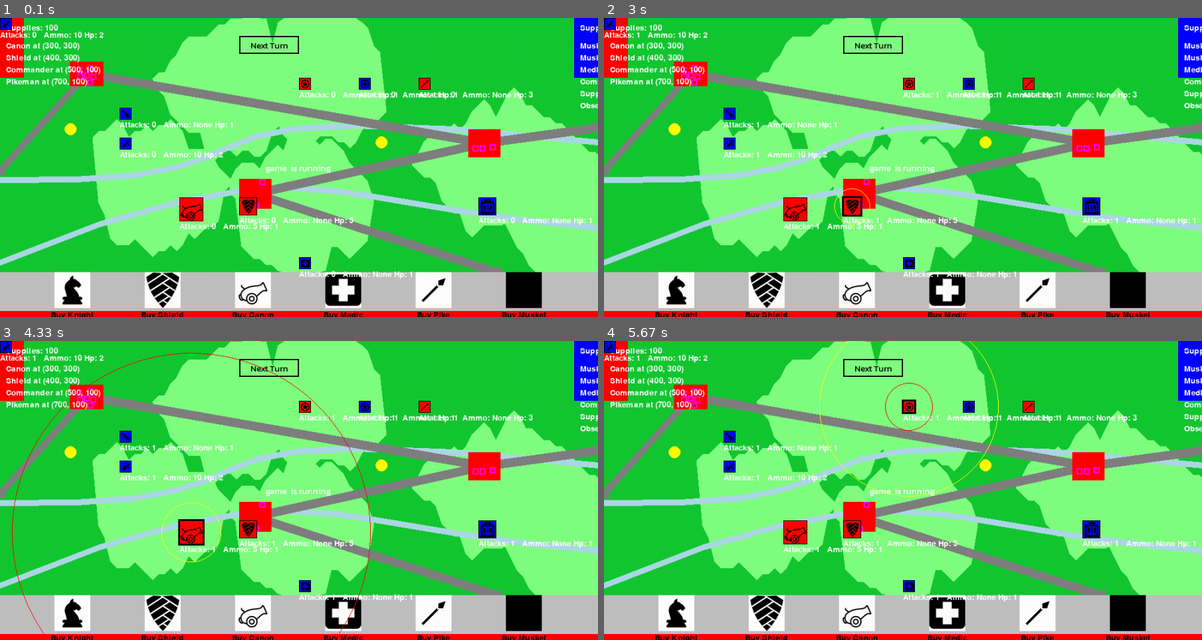
Above: before the commit, frames 1-4 (two rows, left to right).
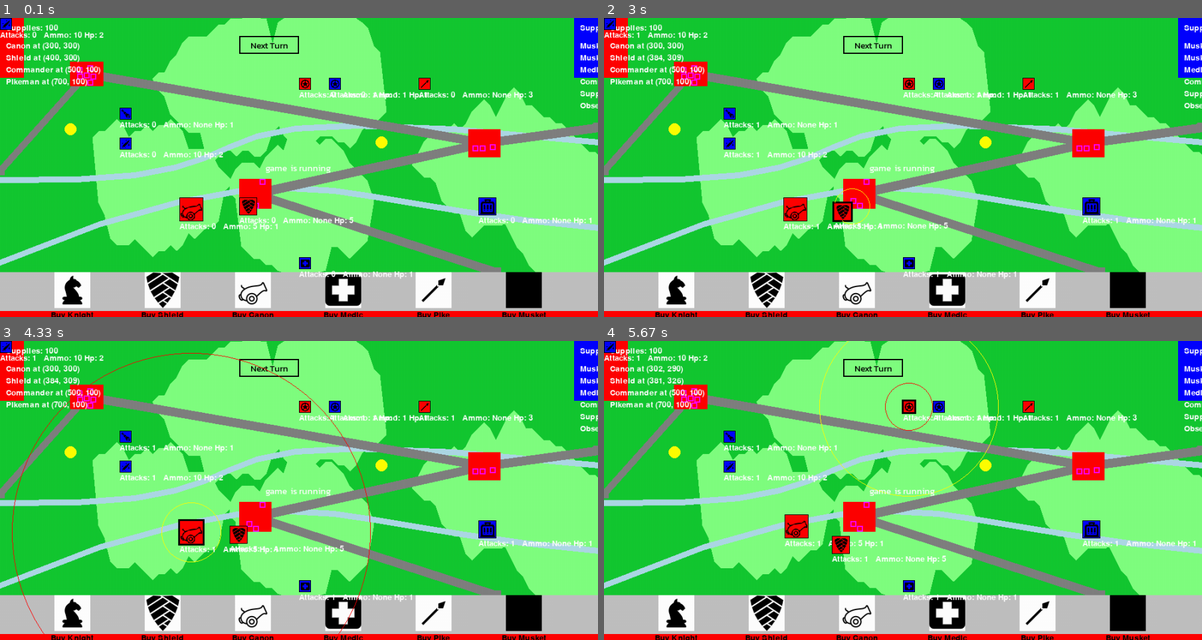
Above: after the commit, the same moments.

Repository: Nockiest/pygame-battleforge.
Game: pygame game, started from app.py
Same seed, same stepped clock (60 frames per second), same inputs: the game is played once before the commit and once after it.
Inputs (mouse positions are in pixels of both pictures, inside the frame that each line leads up to):
- Up to frame 1 (0.1 s): no input
- Up to frame 2 (3 s): click "Next Turn" at 0.38 s; click "Next Turn" at 0.72 s; click (795, 209) at 1.05 s; click "Next Turn" at 1.38 s; click "Next Turn" at 1.72 s; click (1028, 83) at 2.05 s; click (849, 206) at 2.38 s; press the mouse at (609, 23) at 2.7 s; move the mouse to (699, 131) at 2.8 s; release the mouse at (789, 239) at 2.93 s
- Up to frame 3 (4.33 s): click "Next Turn" at 3.05 s; click "Next Turn" at 3.38 s; click (304, 406) at 3.72 s; click (191, 532) at 4.05 s
- Up to frame 4 (5.67 s): press the mouse at (855, 613) at 4.37 s; move the mouse to (837, 505) at 4.47 s; release the mouse at (813, 394) at 4.6 s; press the mouse at (843, 535) at 4.7 s; move the mouse to (873, 481) at 4.8 s; release the mouse at (903, 430) at 4.93 s; press the mouse at (1034, 613) at 5.03 s; move the mouse to (932, 595) at 5.13 s; release the mouse at (837, 580) at 5.27 s; click (908, 406) at 5.38 s

The runs differ from the first frame. In frame 1, 0.4% of the frame differs, in the area x 45-78%, y 20-60%; in frame 2, 1.2%; in frame 3, 1.1%; in frame 4, 1.7%, in the area x 7-78%, y 8-75%.

Commit message:
zakompování enemy-overap check do movement funkce

Diff:
--- a/app.py
+++ b/app.py
@@ -38,7 +38,7 @@
 red_player.create_starting_unit((Canon, 300, 300), living_units)
 red_player.create_starting_unit((Shield, 400, 300), living_units)
 blue_player.create_starting_unit((Medic, 500, 400), living_units)
-blue_player.create_starting_unit((Commander, 600, 100), living_units)
+blue_player.create_starting_unit((Commander, 550, 100), living_units)
 red_player.create_starting_unit((Commander, 500, 100), living_units)
 red_player.create_starting_unit((Pikeman, 700, 100), living_units)
 blue_player.create_starting_unit((SupplyCart, 800, 300), living_units)
@@ -86,7 +86,6 @@
     global selected_unit
     print("disabled")
     selected_unit.able_to_move = False
-
 
 
 def deselct_unit():
--- a/generation/battelground.py
+++ b/generation/battelground.py
@@ -256,7 +256,7 @@
                     mid_point, road_end_point = augment_mid_point(road_end_point, road_start_point, mid_point)
 
                     # Check if the road intersects with any existing road segments
-            intersects_existing = check_for_roads_intersection(self.roads, town_rect.center, mid_point, end_point)
+            intersects_existing = False # check_for_roads_intersection(self.roads, town_rect.center, mid_point, end_point)
 
 
             # If the road doesn't intersect with any existing road, add it to the roads list
--- a/unit.py
+++ b/unit.py
@@ -68,51 +68,35 @@
         # Calculate the endpoint of the Bresenham line
         movement_line = bresenham_line(self.start_turn_position[0], self.start_turn_position[1],  click_pos[0],  click_pos[1])
         line_point_colors = get_pixel_colors(movement_line, background_screen)
+        # count the movement cost of every pixel based on its color
         movement_costs = calculate_movement_cost(line_point_colors)
 
-       # find the pixel that overshoots the movement cost
+       # find the pixel that doesnt overshoot the movement cost
         print( movement_costs[-1][0]  )
-        if movement_costs[-1][0] <= self.base_movement:
-
-            self.x =  movement_line[-1][0] - self.size // 2  #  len(movement_line)
-            self.y =  movement_line[-1][1] - self.size // 2   # len(movement_line)
-        # else:
-        #     for cost, index, color in movement_costs:
-        #         if cost > self.base_movement:
-        #             # Set the unit's position to the last point before the condition was applied
-        #             new_x, new_y = movement_line[index - 1]
-        #             delta_x = movement_line[-1][0]  #new_x #- dx
-        #             delta_y = movement_line[-1][1]  #new_y #- dy
-        #             self.rect = pygame.Rect(self.x, self.y, self.size, self.size)
-        #             break
-
-        # Calculate the distance from the starting position to the new position
-        # distance = math.sqrt(delta_x ** 2 + delta_y ** 2)
-
-        # if distance > self.base_movement:
-        #     # Calculate the new position based on the line connecting the two points
-        #     scale_factor = (self.base_movement) / distance
-        #     new_x = int(
-        #         self.start_turn_position[0] + delta_x * scale_factor - self.size // 2)
-        #     new_y = int(
-        #         self.start_turn_position[1] + delta_y * scale_factor - self.size // 2)
-        # else:
-        #     # The movement is within the allowed range, so set the position directly
-        #     new_x = click_pos[0] - self.size // 2
-        #     new_y = click_pos[1] - self.size // 2
-
-        # count the movement cost of every pixel based on its color
-
-        # print(movement_costs[-1], "last pixel to go on")
-        # movement_points_and_costs = zip(movement_line, movement_costs)
-        # print(movement_points_and_costs , "moves and costs")
-         # If still cheaper at the end of costs, adjust self.x and self.y
-
-        # if it the movement cost is bigger than base_movement*modifiers or it hit a river set it to the
-        # last point before one of these conditions was applied
-
-
-        self.rect = pygame.Rect(self.x, self.y, self.size, self.size)
+        for cost, index, color in reversed(movement_costs):
+            if cost < self.base_movement:
+                # Set the unit's position to the last point before the condition was applied
+                new_center_x, new_center_y = movement_line[index - 1]
+                self.x = new_center_x - self.size // 2
+                self.y = new_center_y - self.size // 2
+                self.rect = pygame.Rect(self.x, self.y, self.size, self.size)
+                break
+
+        new_rect = pygame.Rect(self.x, self.y, self.size, self.size)
+        # check wheter the unit interferes with another of enemy units
+
+        # if yes set the position to be just before the enemy unit
+        res = self.control_interference(living_units, new_center_x, new_center_y, new_rect)
+        print(res)
+        if res == "corrected":
+            print("corrected")
+            self.rect = pygame.Rect(self.x, self.y, self.size, self.size)
+            return
+        else:
+            self.x = max(0, min(new_center_x - self.size // 2, WIDTH - self.size))
+            self.y = max(0, min(new_center_y - self.size // 2, HEIGHT - BUTTON_BAR_HEIGHT - self.size))
+            self.rect = pygame.Rect(self.x, self.y, self.size, self.size)
+
         # check wheter the unit interferes with another of enemy units
 
         # if yes set the position to be just before the enemy unit
@@ -120,65 +104,16 @@
         # if there is a friendly unit where you want to place the unit set the moved unit before or arfter
         # that unit
 
-
-
-
-
-
-        # # Calculate the distance between the new position and the starting position in both x and y directions
-        # delta_x = click_pos[0] - self.start_turn_position[0]
-        # delta_y = click_pos[1] - self.start_turn_position[1]
-
-        # # Calculate the distance from the starting position to the new position
-        # distance = math.sqrt(delta_x ** 2 + delta_y ** 2)
-
-        # if distance > self.base_movement:
-        #     # Calculate the new position based on the line connecting the two points
-        #     scale_factor = (self.base_movement) / distance
-        #     new_x = int(
-        #         self.start_turn_position[0] + delta_x * scale_factor - self.size // 2)
-        #     new_y = int(
-        #         self.start_turn_position[1] + delta_y * scale_factor - self.size // 2)
-
-        # else:
-        #     # The movement is within the allowed range, so set the position directly
-        #     new_x = click_pos[0] - self.size // 2
-        #     new_y = click_pos[1] - self.size // 2
-
-        # new_rect = pygame.Rect(new_x, new_y, self.size, self.size)
-        # res = self.check_for_direct_overlap(living_units, new_rect)
-        # if res:
-        #     return print("unit overlaps")
-        # res = self.control_interference(living_units, new_x, new_y)
-        # if res == "corrected":
-        #     print("corrected")
-        #     self.rect = pygame.Rect(self.x, self.y, self.size, self.size)
-        #     return
-        # else:
-        #     self.x = max(0, min(new_x, WIDTH - self.size))
-        #     self.y = max(0, min(new_y, HEIGHT - BUTTON_BAR_HEIGHT - self.size))
-        #     self.rect = pygame.Rect(self.x, self.y, self.size, self.size)
-
-    def check_for_direct_overlap(self, living_units, new_rect):
-        for unit in living_units:
-            # Skip units of the same color, units that cannot be moved, and the unit itself
-            if unit is self:
-                continue
-
-            res = unit.rect.colliderect(new_rect)
-            if res and unit.color == self.color:
-                return "collision_with_team_member"
-            elif res and unit.color != self.color:
-                return "collision_with_enemy"
-        return False
-
-    def control_interference(self, living_units, new_x, new_y):
-        center_x = new_x + self.size // 2
-        center_y = new_y + self.size // 2
+    def control_interference(self, living_units, center_x, center_y, new_rect):
         # print(center_x,center_y,new_x,new_y)
         for unit in living_units:
-            if unit.color == self.color or unit is self:
-                continue
+            if unit is self:
+                    continue
+            if unit.color == self.color:
+                res = unit.rect.colliderect(new_rect)
+                if res and unit.color == self.color:
+                    return "collision_with_team_member"
+
 
             point_x, point_y, line_points = check_square_line_interference(
                 unit, self.start_turn_position[0], self.start_turn_position[1], center_x, center_y)
@@ -192,7 +127,6 @@
         return None
 
     def render_attack_circle(self, screen):
-        pass
         pygame.draw.circle(screen, RED, (self.x + self.size //
                            2, self.y + self.size//2), self.attack_range*self.attack_range_modifiers, 1)
 
@@ -204,15 +138,14 @@
             self.ammo -= 1
 
     def render_attack_cross(self, screen):
-        pass
-        # if hasattr(self, 'attack_cross_position') and hasattr(self, 'attack_cross_time'):
-        #     time_elapsed = pygame.time.get_ticks() - self.attack_cross_time
-        #     # Render the cross for 1 second (1000 milliseconds)
-        #     if time_elapsed <= 1000:
-        #         render_attack_cross(screen, *self.attack_cross_position)
-        #     else:
-        #         del self.attack_cross_position
-        #         del self.attack_cross_time
+        if hasattr(self, 'attack_cross_position') and hasattr(self, 'attack_cross_time'):
+            time_elapsed = pygame.time.get_ticks() - self.attack_cross_time
+            # Render the cross for 1 second (1000 milliseconds)
+            if time_elapsed <= 1000:
+                render_attack_cross(screen, *self.attack_cross_position)
+            else:
+                del self.attack_cross_position
+                del self.attack_cross_time
 
     def try_attack(self, click_pos, living_units):
 
--- a/utils.py
+++ b/utils.py
@@ -162,8 +162,6 @@
             pixel_color = surface.get_at(point)
             points_colors.append(pixel_color)
         else:
-            # Append a placeholder color (you can modify this as needed)
-            points_colors.append((1,1,1 ))  # terminate color
-            # Alternatively, you can use None to indicate that the pixel doesn't exist
-            # points_colors.append(None)
+            points_colors.append((1,1,1))  # terminate color
+
     return points_colors
Not shown, changed: task.todo
